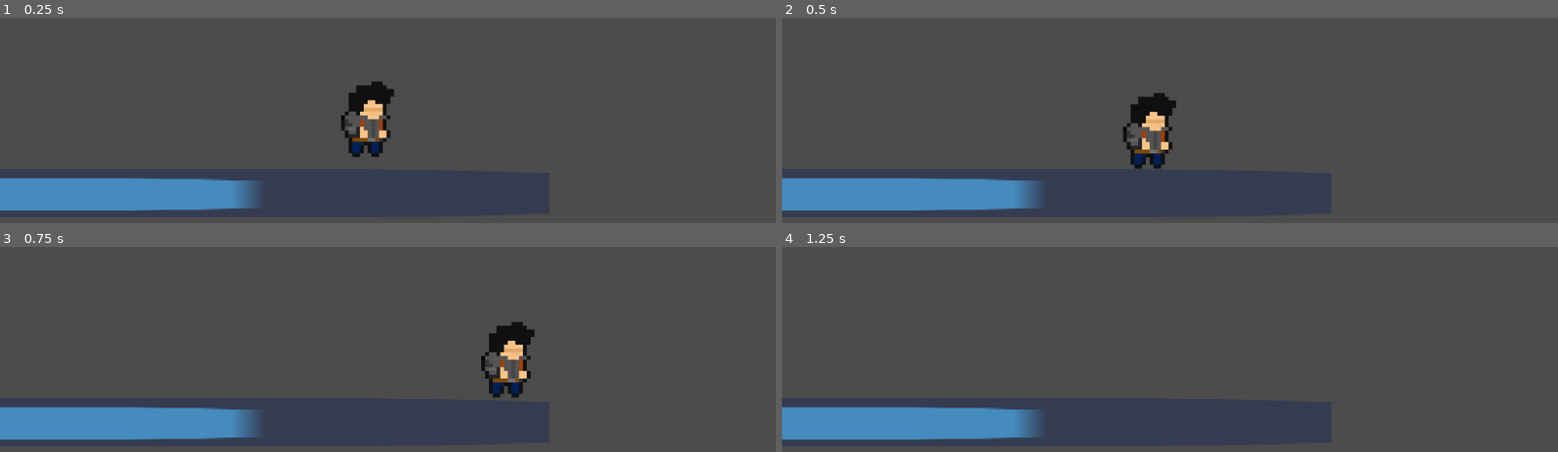
Above: before the commit, frames 1-4 (two rows, left to right).
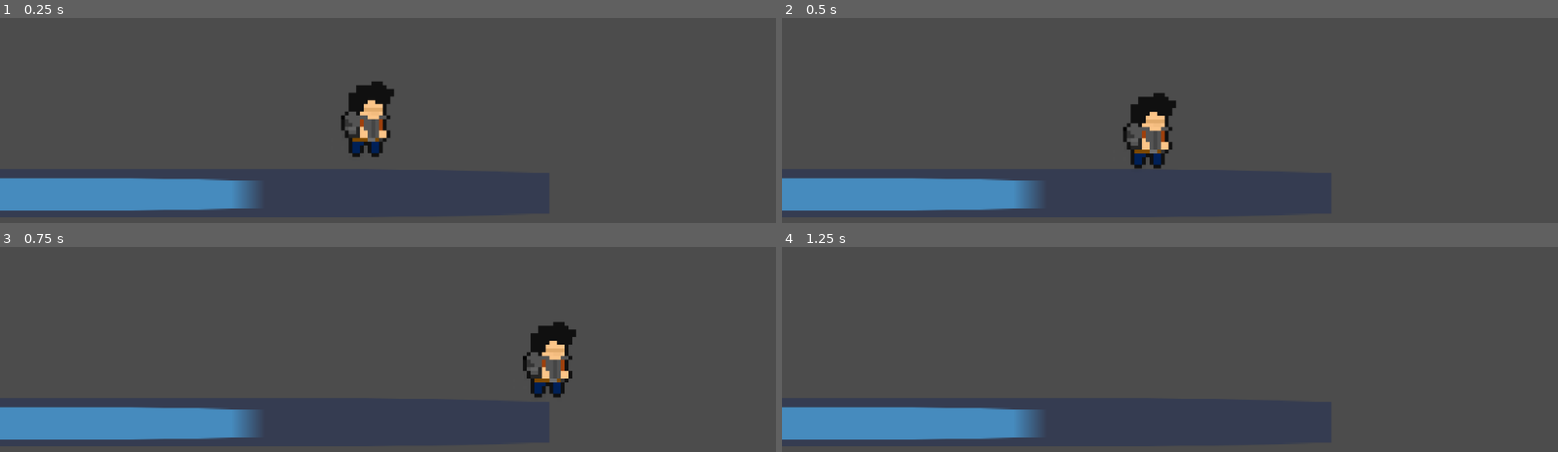
Above: after the commit, the same moments.

Repository: beldonholt/YourMum
Game: Godot game, scene res://TestLevelMovement.tscn
Same seed, same stepped clock (60 frames per second), same inputs: the game is played once before the commit and once after it. The project has no main scene, so this scene is started directly. The engine's default icon, where the game draws it, is replaced by a stand-in: a white triangle on a blue panel in a dark square.
Inputs:
- Up to frame 1 (0.25 s): no input
- Up to frame 2 (0.5 s): no input
- Up to frame 3 (0.75 s): hold D (right) from 0.53 s (still down); hold Shift (run) from 0.53 s (still down); tap Space (Action_1) at 0.6 s
- Up to frame 4 (1.25 s): keep holding D (right); keep holding Shift (run); tap W (jump) at 0.77 s

Frames 1-2 are identical in both runs. In frame 3, 2.8% of the frame differs, in the area x 62-75%, y 36-74%; in frame 4, nothing differs.

Commit message:
Update 10/04
Fixed
The Sprint has a set time to work then stops.
Issues
Dash is constantly added to the player
the Player cant move and dash the full distance

Diff:
--- a/Lvl 3 Main progect/Player.gd
+++ b/Lvl 3 Main progect/Player.gd
@@ -13,16 +13,23 @@
 const JUMPFORCE = -600
 const GRAVITY = 30
 
-#signal timeout
-#const TIME_PERIOD = 5
 #func _physics_process(delta): does fucion at games refressh rate (60fps)
 func _physics_process(delta):
+
+	if Input.is_action_just_pressed("Action_1") and SpriteDireaction == false:
+		Dash = 600
+		velocity.x = SPEED + Dash
+	if Input.is_action_just_pressed("Action_1") and SpriteDireaction:
+		velocity.x = -SPEED - Dash
+
+
 	#Sprint Code
-	SpeedBonus = 0
 	if Input.is_action_just_pressed("run") and SprintYes == true:
 		SpeedBonus = 300
-		$Sprint.start()
+		$Sprint_timer.start()
 		print("start")
+	if Input.is_action_pressed("run") and SprintYes == false:
+		SpeedBonus = 0
 
 
 	#Checks if "D" is pressed
@@ -37,18 +44,13 @@
 
 	#Checks id "A" is pressed
 	elif Input.is_action_pressed("left"):
-		velocity.x = -SPEED - SpeedBonus - Dash
+		velocity.x = -SPEED -SpeedBonus -Dash
 		#$Sprite.play("Walk")
 		get_node( "Sprite" ).set_flip_h( true )
 		SpriteDireaction = true
 		#print("move left")
 
 
-	#dash Code
-	if Input.is_action_just_pressed("Action_1") and SpriteDireaction == false:
-		velocity.x = SPEED + Dash
-	if Input.is_action_just_pressed("Action_1") and SpriteDireaction:
-		velocity.x = -SPEED - Dash
 
 
 	#simulating Gravity with acceleration
@@ -79,6 +81,6 @@
 	print("restart")
 
 
-func _on_Timer_timeout():
+func _on_Sprint_timer_timeout():
 	print("time out")
 	SprintYes = false
--- a/Lvl 3 Main progect/TestLevelMovement.tscn
+++ b/Lvl 3 Main progect/TestLevelMovement.tscn
@@ -29,7 +29,7 @@
 [node name="Player " parent="." instance=ExtResource( 2 )]
 position = Vector2( 480.1, 159.748 )
 
-[node name="Sprint" type="Timer" parent="Player "]
+[node name="Sprint_timer" type="Timer" parent="Player "]
 wait_time = 2.0
 one_shot = true
 
@@ -41,5 +41,6 @@
 
 [node name="CollisionShape2D" type="CollisionShape2D" parent="FallZone"]
 shape = SubResource( 2 )
-[connection signal="timeout" from="Player /Sprint" to="Player " method="_on_Timer_timeout"]
+[connection signal="timeout" from="Player /Sprint_timer" to="Player " method="_on_Sprint_timeout"]
+[connection signal="timeout" from="Player /Sprint_timer" to="Player " method="_on_Sprint_timer_timeout"]
 [connection signal="body_entered" from="FallZone" to="Player " method="_on_FallZone_body_entered"]
